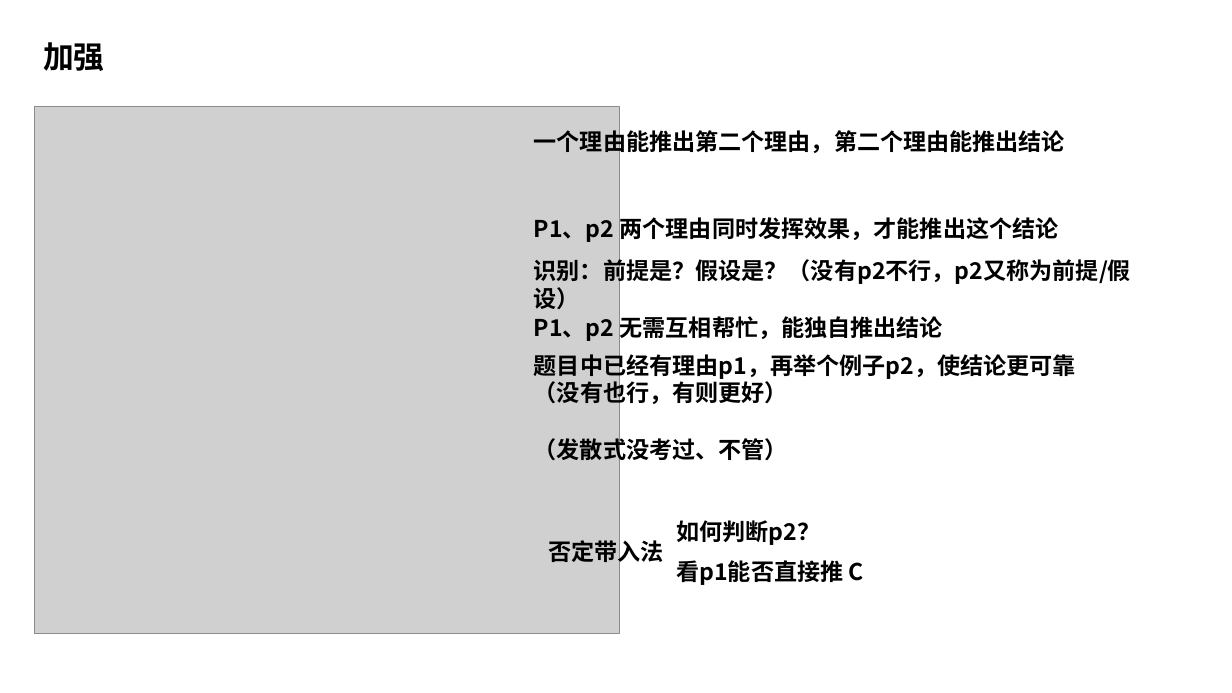
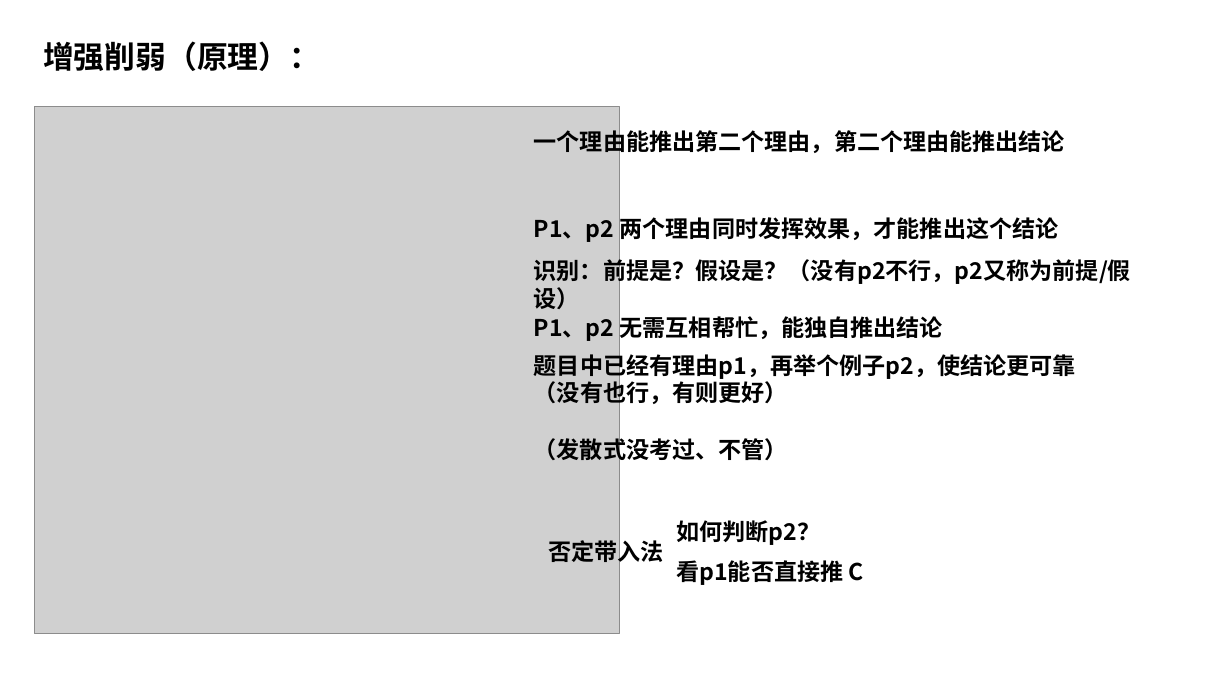
Before and after one commit to hornhuang/coder2ShiYeBian, a slide deck: slide 3 of 事业编备考/判断推理/判断推理.pptx. Drawn at 1232x693 pixels with LibreOffice and Linux fonts; fonts in the diff are those of the drawing; grey boxes stand for pictures. Boxes give left, top, right and bottom in pixels: in the first picture for what was removed or moved away, otherwise in the second. Text is boxed around its words. In the diff, an @@ line names an element or a change of style, - is before the commit and + after.

```diff
--- a/事业编备考/判断推理/判断推理.pptx
+++ b/事业编备考/判断推理/判断推理.pptx
@@ text at box(43, 41, 320, 71): text changed @@
-加强
+增强削弱（原理）：
```
Also in this commit, not shown: 1 slide added.
